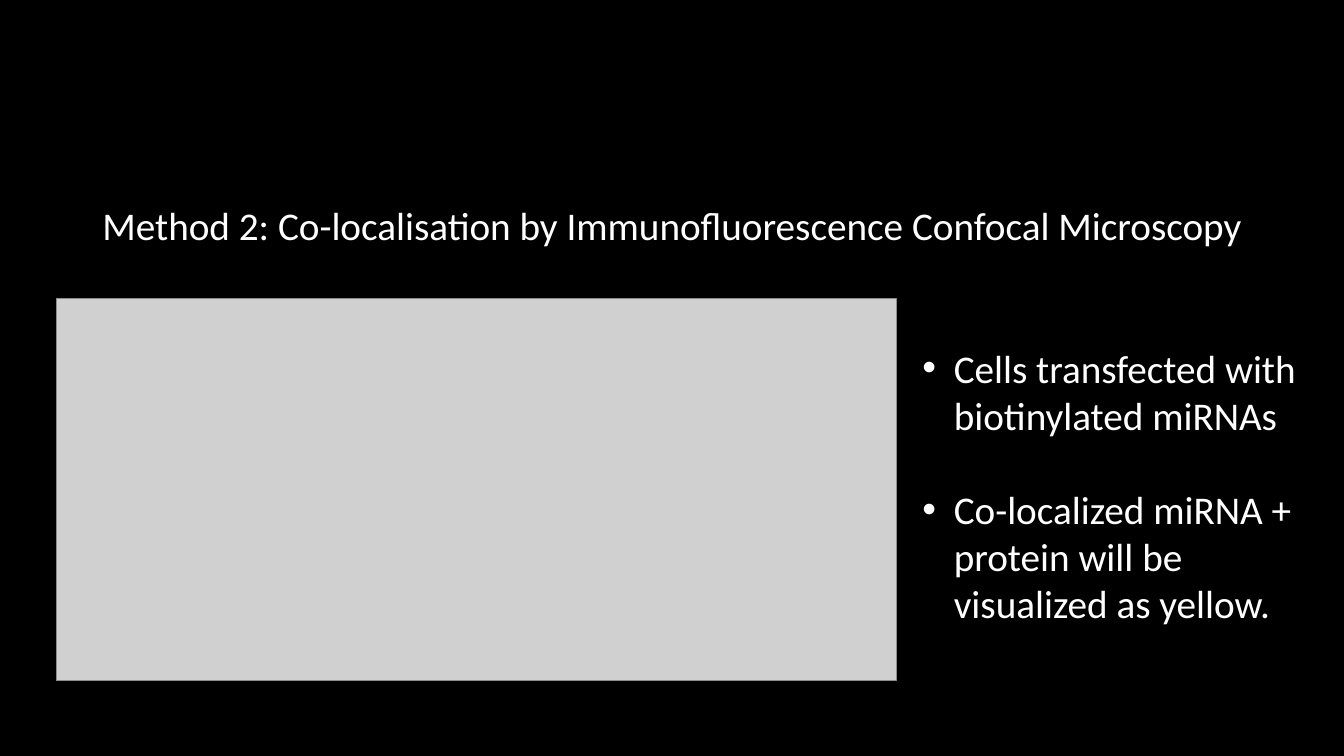
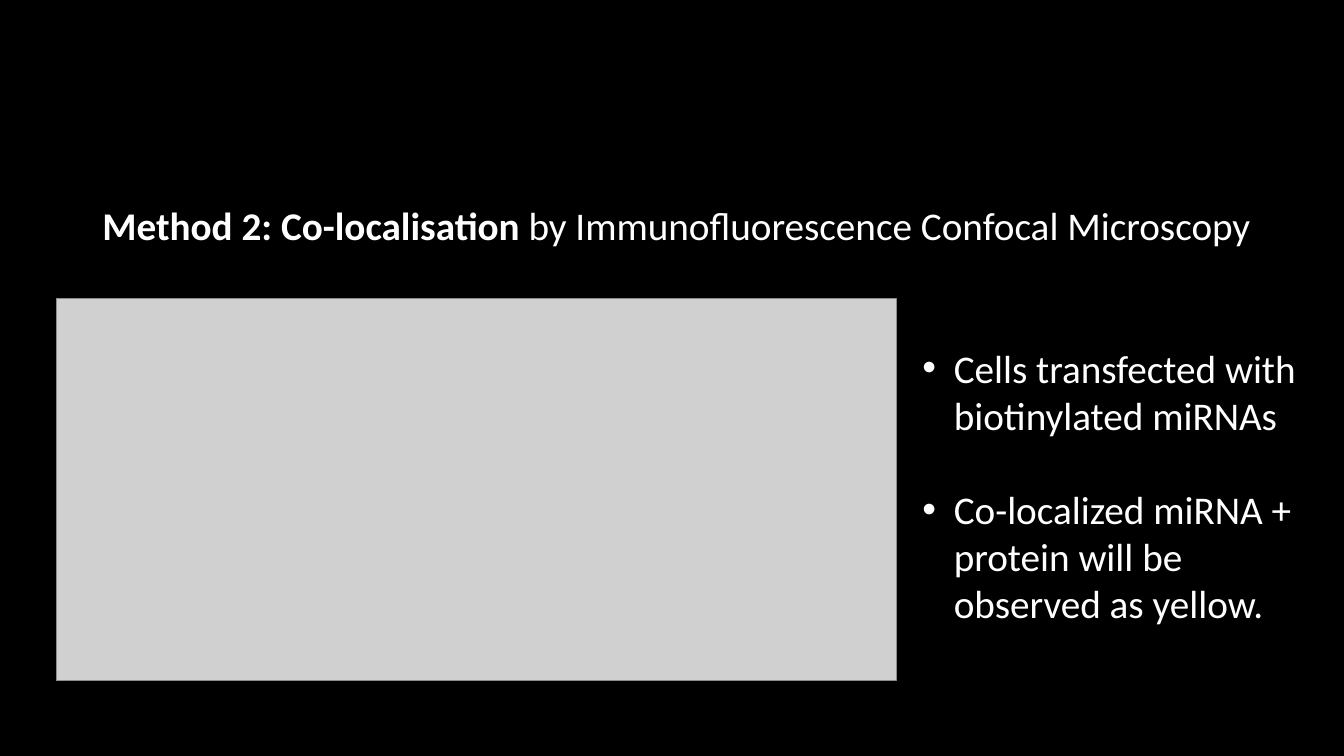
Before and after one commit to HarleyRobinson/Honours2, a slide deck: slide 12 of BackgroundInfo/Selective export of microRNA via extracellular vesicles (2).pptx (slide 13 before the commit). Drawn at 1344x756 pixels with LibreOffice and Linux fonts; fonts in the diff are those of the drawing; grey boxes stand for pictures; background and template pictures are left out. Boxes give left, top, right and bottom in pixels: in the first picture for what was removed or moved away, otherwise in the second. Text is boxed around its words. In the diff, an @@ line names an element or a change of style, - is before the commit and + after.

```diff
--- a/BackgroundInfo/Selective export of microRNA via extracellular vesicles (2).pptx
+++ b/BackgroundInfo/Selective export of microRNA via extracellular vesicles (2).pptx
@@ text "Method 2: Co-localisation by Immunofluorescence ..." at (102, 212, 1250, 247): bold on in "Method 2: Co-localisation" @@
@@ text at (954, 496, 1263, 625): text changed @@
-• Co-localized miRNA + protein will be visualized as yellow.
+• Co-localized miRNA + protein will be observed as yellow.
```
Also in this commit, not shown: 10 other slides changed, 2 slides added, 1 slide removed, 26 other files.
